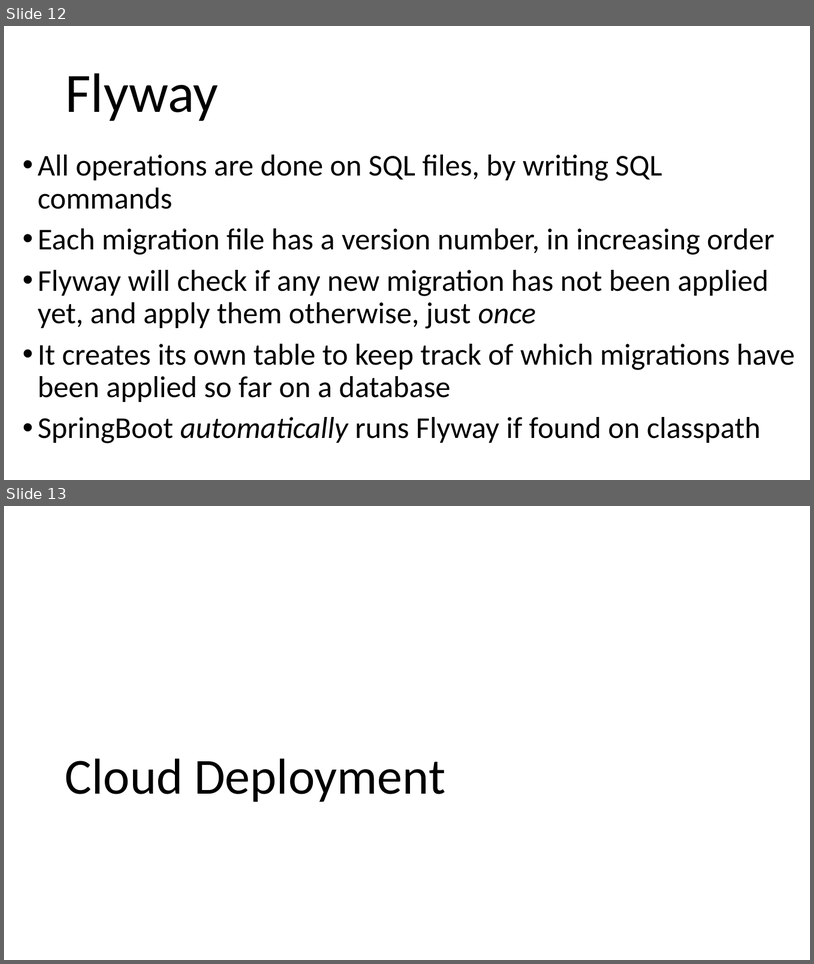
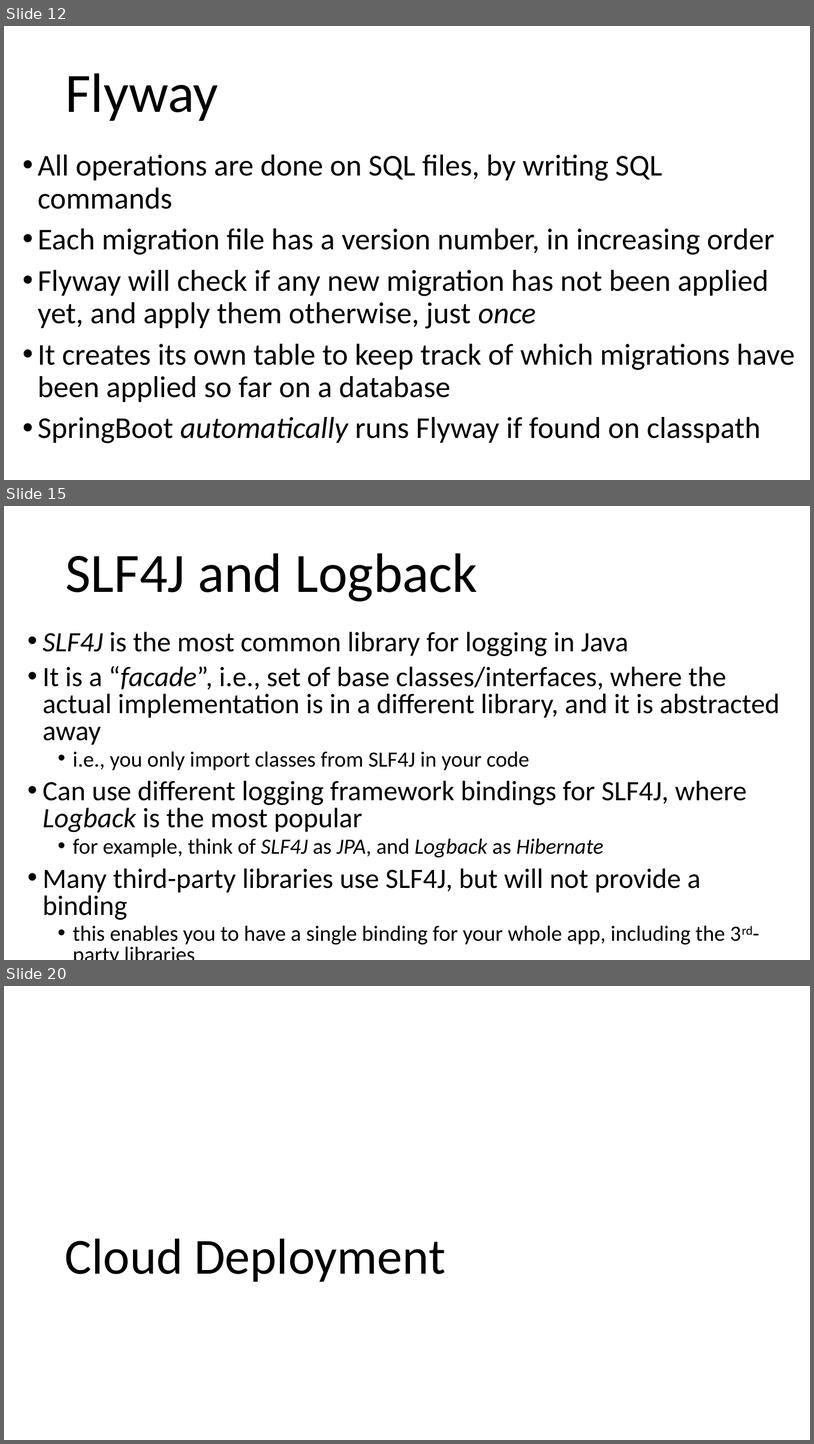
Before and after one commit to arcuri82/testing_security_development_enterprise_systems, a slide deck: doc/intro/slides/lesson_11_ci.pptx. Shown one above the other, each under a label of ours: slides 12 and 13 before the commit, slides 12, 15 and 20 after it; the slides between them are not shown. The pictures are 814x964 and 814x1444 pixels, drawn with LibreOffice and Linux fonts; fonts in the diff are those of the drawing. Boxes give left, top, right and bottom in pixels: in the first picture for what was removed or moved away, otherwise in the second. Text is boxed around its words. In the diff, an @@ line names an element or a change of style, - is before the commit and + after.

Commit message:
added slides for logging

```diff
--- a/doc/intro/slides/lesson_11_ci.pptx
+++ b/doc/intro/slides/lesson_11_ci.pptx
@@ slide 15 added at box(4, 506, 810, 960), background #FFFFFF @@
@@ title added at box(65, 553, 478, 601), 66 pt, text #000000 @@
+SLF4J and Logback
@@ text added at box(42, 631, 780, 945), 33.3 pt, text #000000 @@
+• SLF4J is the most common library for logging in Java
+• It is a “facade”, i.e., set of base classes/interfaces, where the actual implementation is in a different library, and it is abstracted away
+  • i.e., you only import classes from SLF4J in your code
+• Can use different logging framework bindings for SLF4J, where Logback is the most popular
+  • for example, think of SLF4J as JPA, and Logback as Hibernate
+• Many third-party libraries use SLF4J, but will not provide a binding
+  • this enables you to have a single binding for your whole app, including the 3rd-party libraries
@@ what was slide 13 is now slide 20 @@
```
Also in this commit, not shown: 6 other slides added, 1 other file.
